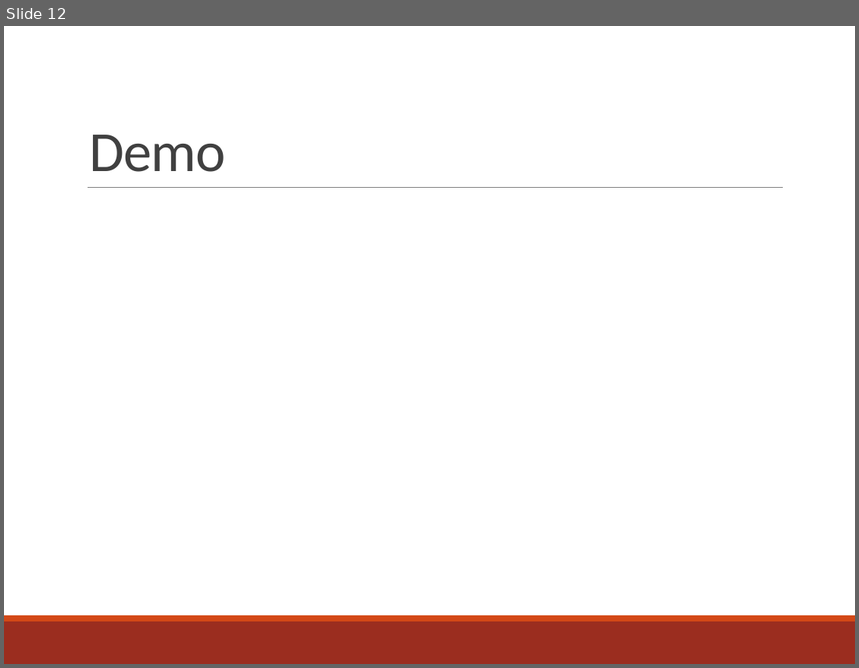
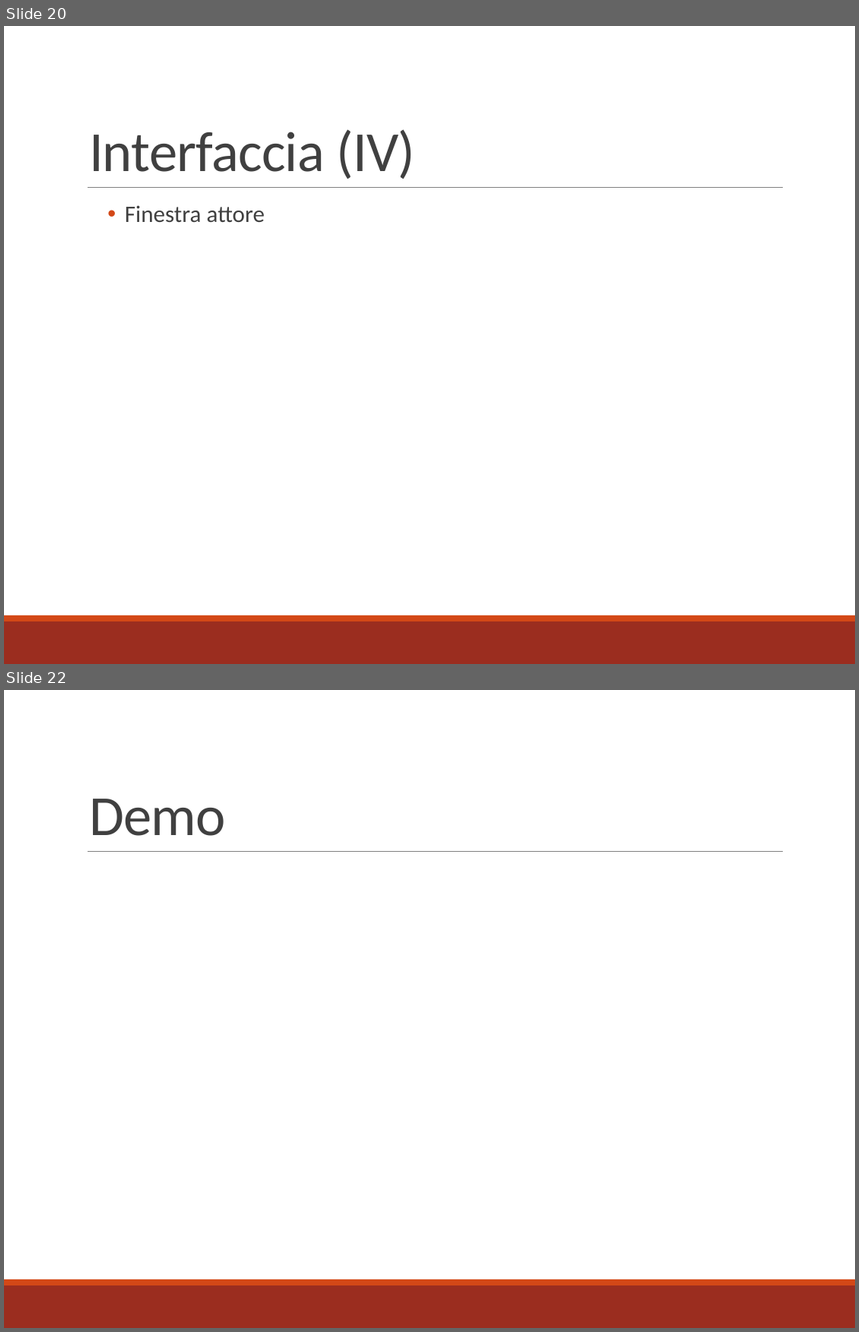
Before and after one commit to mbosc/scartch, a slide deck: Presentazione.pptx. Shown one above the other, each under a label of ours: slide 12 before the commit, slides 20 and 22 after it; the slides between them are not shown. The pictures are 859x668 and 859x1332 pixels, drawn with LibreOffice and Linux fonts; fonts in the diff are those of the drawing. Boxes give left, top, right and bottom in pixels: in the first picture for what was removed or moved away, otherwise in the second. Text is boxed around its words. In the diff, an @@ line names an element or a change of style, - is before the commit and + after.

```diff
--- a/Presentazione.pptx
+++ b/Presentazione.pptx
@@ slide 20 added at (x1=4, y1=26, x2=855, y2=664), background #FFFFFF; not listed: 3 template elements that a slide beside it also shows @@
@@ title added at (x1=89, y1=129, x2=415, y2=179), 48 pt, text #404040 @@
+Interfaccia (IV)
@@ text added at (x1=125, y1=205, x2=265, y2=222), 20 pt, text #404040 @@
+  • Finestra attore
@@ what was slide 12 is now slide 22 @@
```
Also in this commit, not shown: 7 slides changed, 10 other slides added, 1 slide removed, 18 other files.
